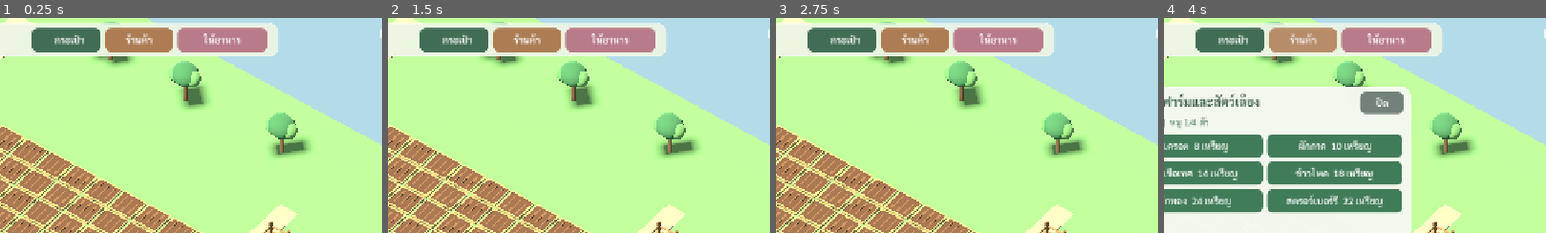
Above: before the commit, frames 1-4 (left to right).
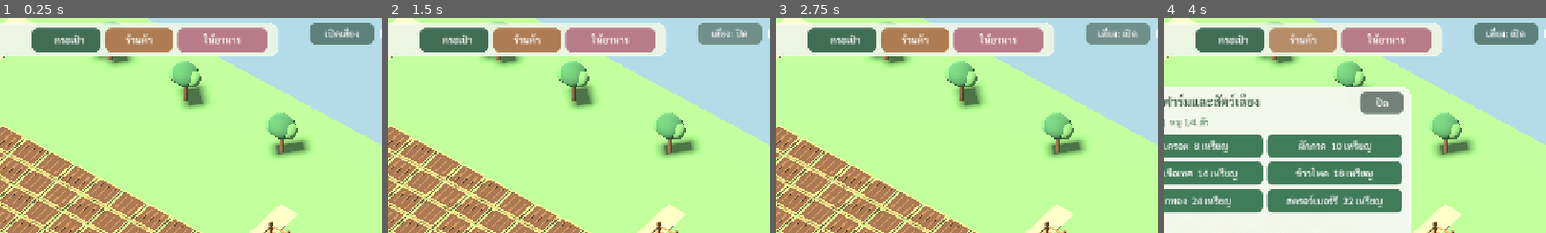
Above: after the commit, the same moments.

Repository: redfullmoon209-debug/happy-farm
Game: Godot game, scene res://scenes/Main.tscn
Two runs of this game, one before a commit and one after it. Both use one fixed random seed, a clock stepped at 60 frames per second and the inputs below.
Inputs (mouse positions are % of the whole screen's width and height, from its top left):
- Up to frame 1 (0.25 s): no input
- Up to frame 2 (1.5 s): click (82, 4) at 0.5 s, where only the run after the commit has a clickable "เปิดเสียง"; click (82, 4) at 1.25 s, where only the run after the commit has a clickable "เสียง: เปิด"
- Up to frame 3 (2.75 s): click (82, 4) at 2 s, where only the run after the commit has a clickable "เสียง: ปิด"
- Up to frame 4 (4 s): click "กระเป๋า" at 2.75 s; click "ร้านค้า" at 3.5 s
The pictures show only the part of the screen within x 37-87%, y 0-50%; the shares and areas given below are measured in that part.

The runs differ from the first frame. In frame 1, 1.7% of the frame differs, in the area x 81-98%, y 2-13%; in frame 2, 1.6%; in frame 3, 1.7%; in frame 4, 1.7%.

Commit message:
Add Thai voiced subtitles, audio toggle button and contextual crop-field voice hints

Diff:
--- a/scripts/Game.gd
+++ b/scripts/Game.gd
@@ -5,6 +5,7 @@
 const SEED_ICON = preload("res://scripts/SeedIcon.gd")
 const SAVE_DATA = preload("res://scripts/SaveData.gd")
 const FARMER_VISUAL = preload("res://scripts/FarmerVisual.gd")
+const FARM_AUDIO = preload("res://scripts/FarmAudio.gd")
 const THAI = preload("res://assets/Sarabun-Regular.ttf")
 const THAI_BOLD = preload("res://assets/Sarabun-SemiBold.ttf")
 const SAVE = "user://happy_farm_clean.json"
@@ -118,6 +119,13 @@
 var bag_save_status: Label
 var bag_export_button: Button
 var bag_import_button: Button
+var farm_audio: Node
+var audio_button: Button
+var voice_caption: Panel
+var voice_caption_label: Label
+var voice_caption_tween: Tween
+var prompt_timer: float = 0.0
+var footstep_timer: float = 0.0
 var save_chip: Panel
 var save_icon: Control
 var save_status_label: Label
@@ -136,6 +144,10 @@
     load_save()
     build_scene()
     build_farmer()
+    farm_audio = FARM_AUDIO.new()
+    farm_audio.name = "FarmAudio"
+    add_child(farm_audio)
+    farm_audio.subtitle.connect(_show_voice_caption)
     build_ui()
     refresh_plants()
     refresh_labels()
@@ -803,6 +815,18 @@
     ui_top.add_child(shop_button)
     feed_button = btn("ให้อาหาร", give_feed, Color("#b87b89"))
     ui_top.add_child(feed_button)
+
+    # Optional sound control: one tap starts music on phones; another mutes.
+    audio_button = btn("เปิดเสียง", toggle_sound, Color("#5e817c"))
+    ui.add_child(audio_button)
+    voice_caption = panel(Color("#2d5546eb"))
+    voice_caption.visible = false
+    ui.add_child(voice_caption)
+    voice_caption_label = text_label("", 19, Color.WHITE)
+    voice_caption_label.add_theme_font_override("font", THAI_BOLD)
+    voice_caption_label.horizontal_alignment = HORIZONTAL_ALIGNMENT_CENTER
+    voice_caption_label.vertical_alignment = VERTICAL_ALIGNMENT_CENTER
+    voice_caption.add_child(voice_caption_label)
 
     # Unobtrusive save indicator with a vector icon, not an emoji.
     save_chip = panel(Color("#edf5e7f2"))
@@ -960,6 +984,7 @@
 
     update_sizes()
     pick_tool("plant")
+    refresh_sound_button()
 
 func update_sizes() -> void:
     if ui_top == null:
@@ -1037,6 +1062,12 @@
     set_box(save_chip, w-171.0, badge_y, 160.0, 35.0)
     set_box(save_icon, 7.0, 4.0, 26.0, 26.0)
     set_box(save_status_label, 37.0, 7.0, 117.0, 25.0)
+    var sound_x: float = w-290.0 if w >= 430.0 else 10.0
+    set_box(audio_button, sound_x, badge_y, 108.0, 35.0)
+    var caption_width: float = minf(w-22.0, 540.0)
+    var caption_y: float = 70.0 if not narrow else header_height+56.0
+    set_box(voice_caption, (w-caption_width)*0.5, caption_y, caption_width, 53.0)
+    set_box(voice_caption_label, 9, 7, caption_width-18.0, 37.0)
 
     # Inventory lives on the left. Never stretch it to the full game screen.
     var bag_top: float = 118.0 if narrow else 75.0
@@ -1070,9 +1101,71 @@
         if panel_node != null and panel_node.get_global_rect().has_point(pos):
             return true
     if touch_controls:
-        for control in [stick,run_button,jump_button,zoom_in_button,zoom_out_button]:
+        for control in [stick,run_button,jump_button,zoom_in_button,zoom_out_button,audio_button]:
             if control.visible and control.get_global_rect().has_point(pos): return true
     return false
+
+func toggle_sound() -> void:
+    if farm_audio == null:
+        return
+    if not farm_audio.unlocked:
+        farm_audio.activate()
+    else:
+        farm_audio.set_enabled(not farm_audio.enabled)
+    refresh_sound_button()
+
+func refresh_sound_button() -> void:
+    if audio_button == null or farm_audio == null:
+        return
+    if not farm_audio.enabled:
+        audio_button.text = "เสียง: ปิด"
+    elif not farm_audio.unlocked:
+        audio_button.text = "เปิดเสียง"
+    else:
+        audio_button.text = "เสียง: เปิด"
+
+func _show_voice_caption(line: String) -> void:
+    if voice_caption == null:
+        return
+    voice_caption.visible = true
+    voice_caption.modulate.a = 1.0
+    voice_caption_label.text = line
+    if voice_caption_tween != null and voice_caption_tween.is_running():
+        voice_caption_tween.kill()
+    voice_caption_tween = create_tween()
+    voice_caption_tween.tween_interval(2.8)
+    voice_caption_tween.tween_property(voice_caption, "modulate:a", 0.0, 0.65)
+    voice_caption_tween.tween_callback(func() -> void: voice_caption.visible = false)
+
+func _check_voice_context() -> void:
+    if farm_audio == null or not farm_audio.unlocked or not farm_audio.enabled:
+        return
+    if work_plot >= 0 or work_time > 0.0 or bag_panel.visible or shop_panel.visible:
+        return
+    var ready: bool = false
+    var dry: bool = false
+    var empty: bool = false
+    var enough_seeds: bool = false
+    for stock in seeds:
+        enough_seeds = enough_seeds or int(stock) > 0
+    for i in range(plots.size()):
+        var pos: Vector3 = plot_places[i]
+        if Vector2(pos.x-farmer.position.x, pos.z-farmer.position.z).length() > 3.3:
+            continue
+        if stage(i) >= 5:
+            ready = true
+            break
+        if plots[i].has("crop") and not bool(plots[i].get("wet",false)):
+            dry = true
+        elif not plots[i].has("crop"):
+            empty = true
+    # Prioritize ripe crops, then thirsty crops, then empty fields.
+    if ready:
+        farm_audio.announce("harvest")
+    elif dry:
+        farm_audio.announce("water")
+    elif empty and enough_seeds:
+        farm_audio.announce("plant")
 
 func refresh_labels() -> void:
     if money_label == null:
